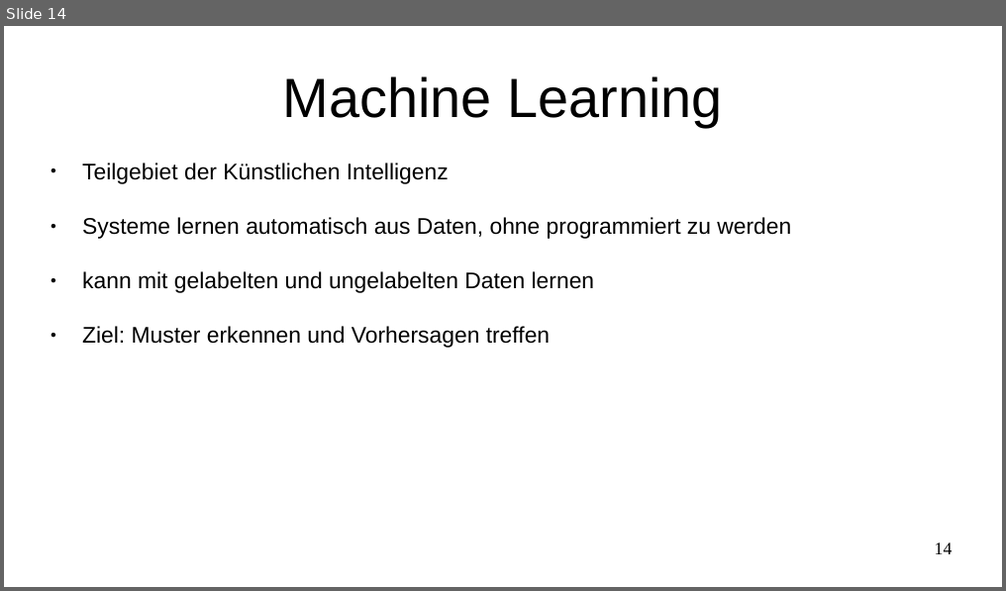
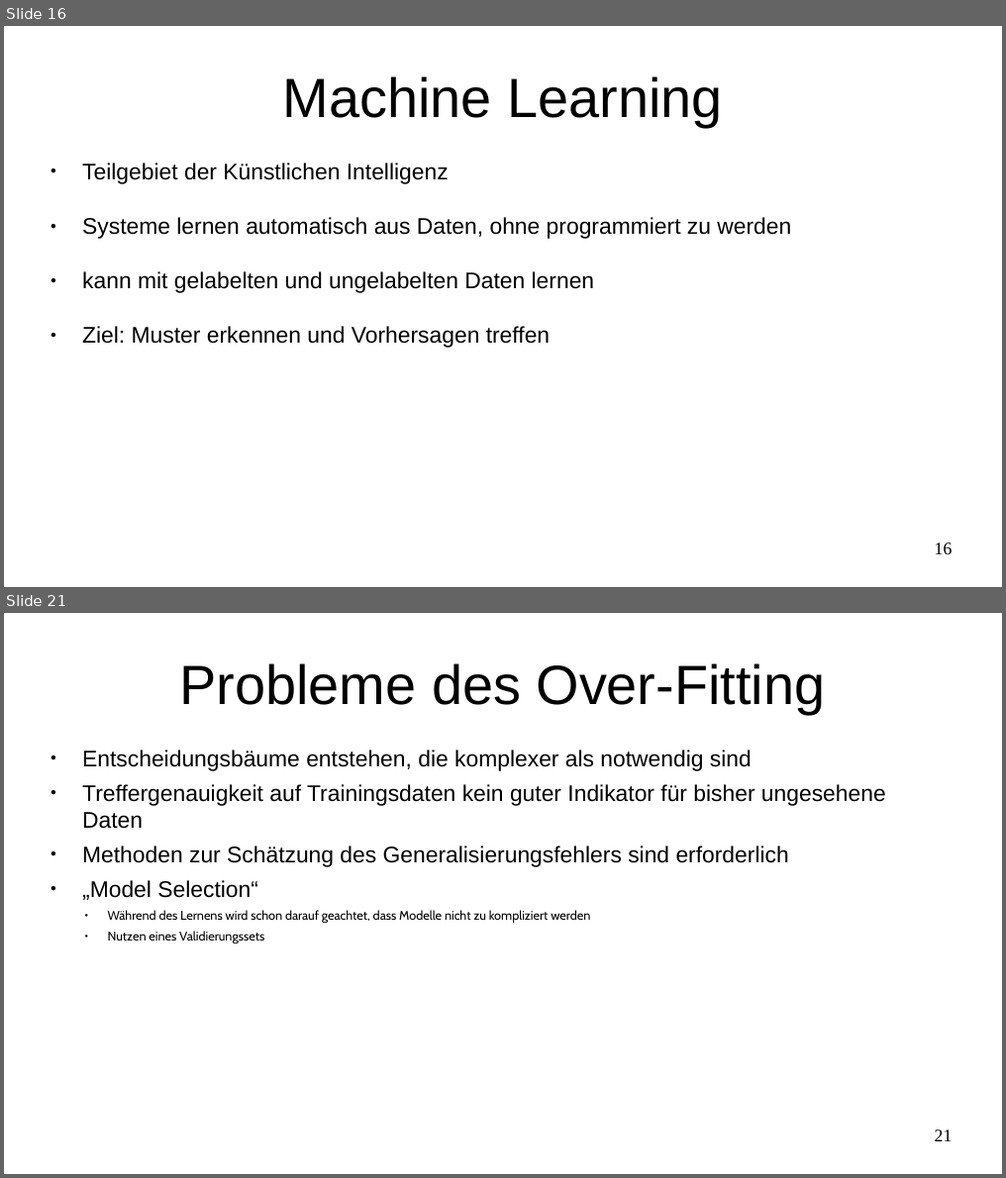
Before and after one commit to thesalvenmoser/Datenbanktechnologie, a slide deck: Gruppe3_ArtlSalvenmoserWornik_Blatt_8a/präsi datenbanktechnologie.odp. Shown one above the other, each under a label of ours: slide 14 before the commit, slides 16 and 21 after it; the slides between them are not shown. The pictures are 1006x591 and 1006x1178 pixels, drawn with LibreOffice and Linux fonts; fonts in the diff are those of the drawing. Boxes give left, top, right and bottom in pixels: in the first picture for what was removed or moved away, otherwise in the second. Text is boxed around its words. In the diff, an @@ line names an element or a change of style, - is before the commit and + after.

```diff
--- a/Gruppe3_ArtlSalvenmoserWornik_Blatt_8a/präsi datenbanktechnologie.odp
+++ b/Gruppe3_ArtlSalvenmoserWornik_Blatt_8a/präsi datenbanktechnologie.odp
@@ slide 21 added at box(4, 613, 1002, 1174), background #FFFFFF @@
@@ title added at box(180, 663, 826, 714), 44 pt, text #000000 @@
+Probleme des Over-Fitting
@@ text added at box(82, 750, 886, 944), 18 pt, text #000000 @@
+● Entscheidungsbäume entstehen, die komplexer als notwendig sind
+● Treffergenauigkeit auf Trainingsdaten kein guter Indikator für bisher ungesehene Daten
+● Methoden zur Schätzung des Generalisierungsfehlers sind erforderlich
+● „Model Selection“
+  ● Während des Lernens wird schon darauf geachtet, dass Modelle nicht zu kompliziert werden
+  ● Nutzen eines Validierungssets
@@ page number added at box(935, 1130, 952, 1142), 14 pt, text #000000 @@
+21
@@ what was slide 14 is now slide 16 @@
@@ page number at box(935, 543, 952, 555): text changed @@
-14
+16
```
Also in this commit, not shown: 14 other slides changed, 6 other slides added, 3 other files.
